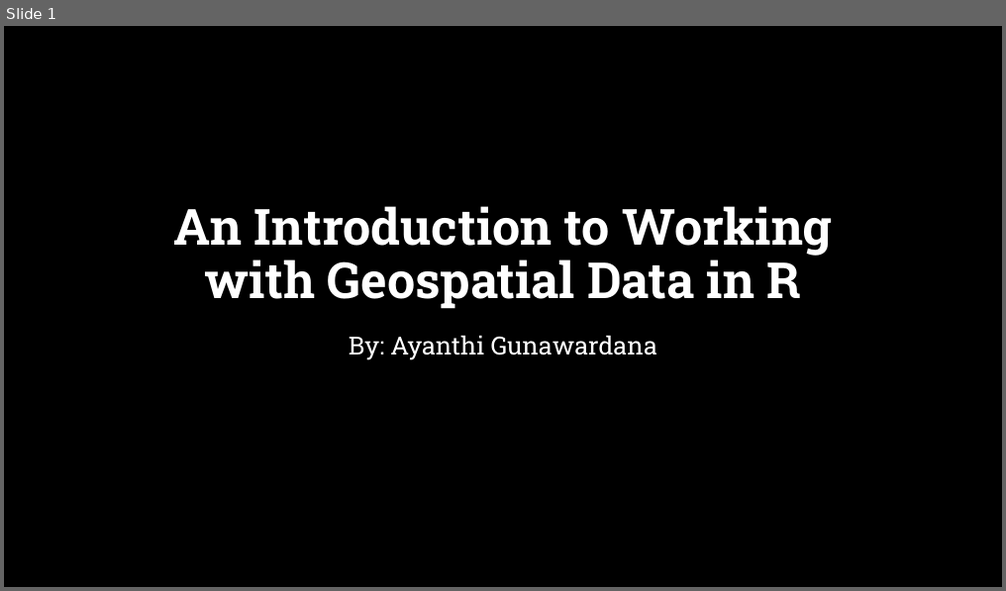
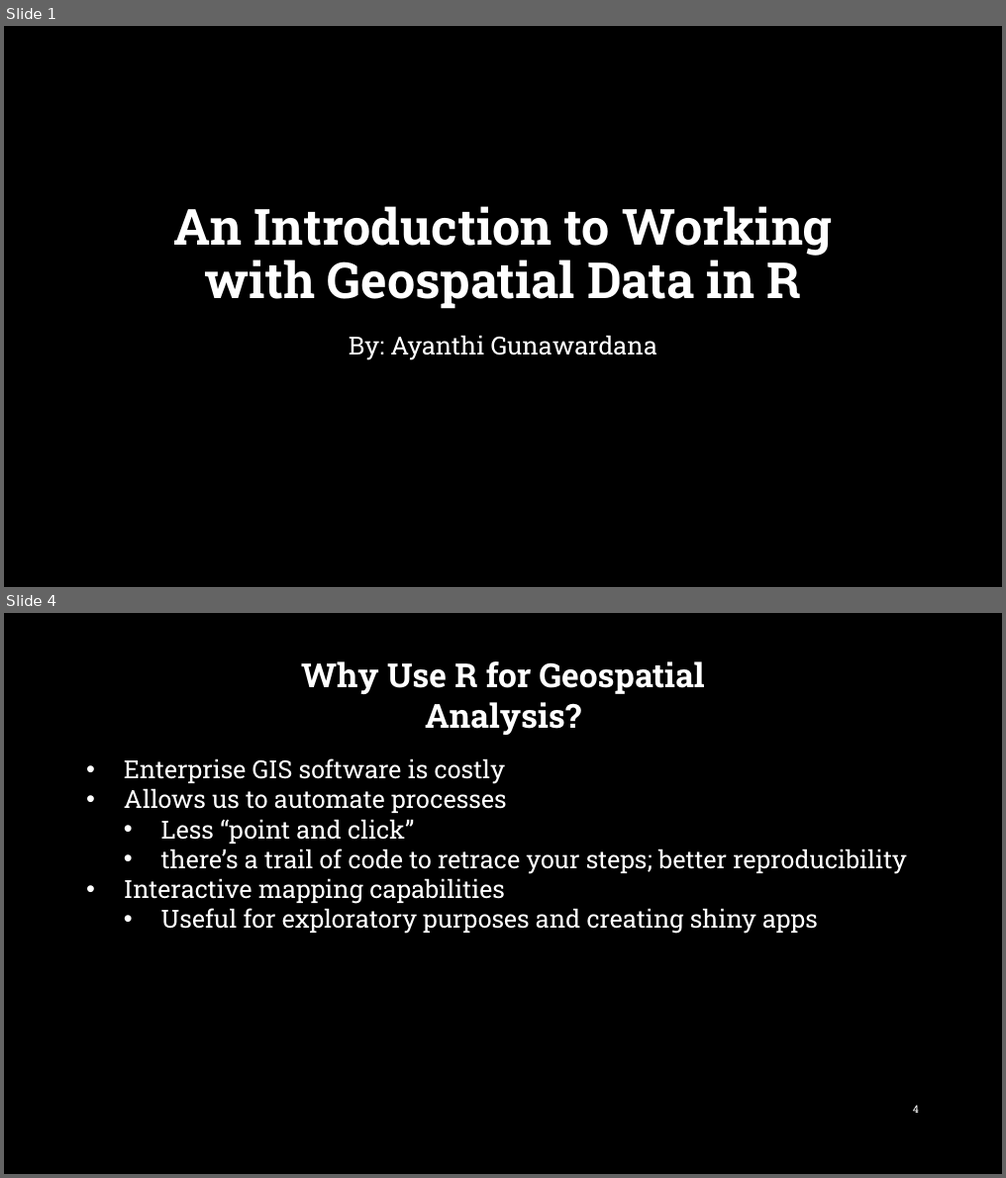
Before and after one commit to argunaw/r-ladies-mapping-tutorial, a slide deck: R Ladies Tutorial - Feb 2022 Meetup.pptx. Shown one above the other, each under a label of ours: slide 1 before the commit, slides 1 and 4 after it; the slides between them are not shown. The pictures are 1006x591 and 1006x1178 pixels, drawn with LibreOffice and Linux fonts; fonts in the diff are those of the drawing; background and template pictures are left out. Boxes give left, top, right and bottom in pixels: in the first picture for what was removed or moved away, otherwise in the second. Text is boxed around its words. In the diff, an @@ line names an element or a change of style, - is before the commit and + after.

```diff
--- a/R Ladies Tutorial - Feb 2022 Meetup.pptx
+++ b/R Ladies Tutorial - Feb 2022 Meetup.pptx
@@ slide 4 added at [4,613,1002,1174], background picture (left out) @@
@@ text added at [301,662,705,735], 32 pt, text #FFFFFF, bold @@
+Why Use R for Geospatial Analysis?
@@ text added at [124,759,907,934], 24 pt, text #FFFFFF @@
+• Enterprise GIS software is costly
+• Allows us to automate processes
+  • Less “point and click”
+  • there’s a trail of code to retrace your steps; better reproducibility
+• Interactive mapping capabilities
+  • Useful for exploratory purposes and creating shiny apps
@@ page number added at [913,1105,919,1113], 10 pt, text #FFFFFF @@
+4
```
Also in this commit, not shown: 15 slides changed.
